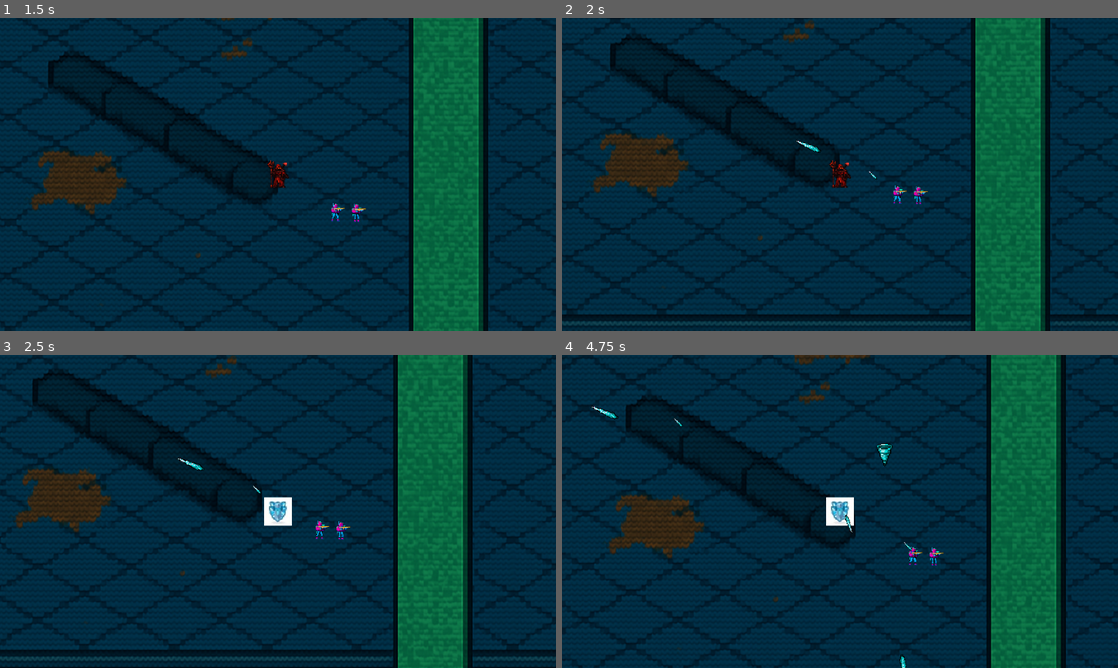
Above: before the commit, frames 1-4 (two rows, left to right).
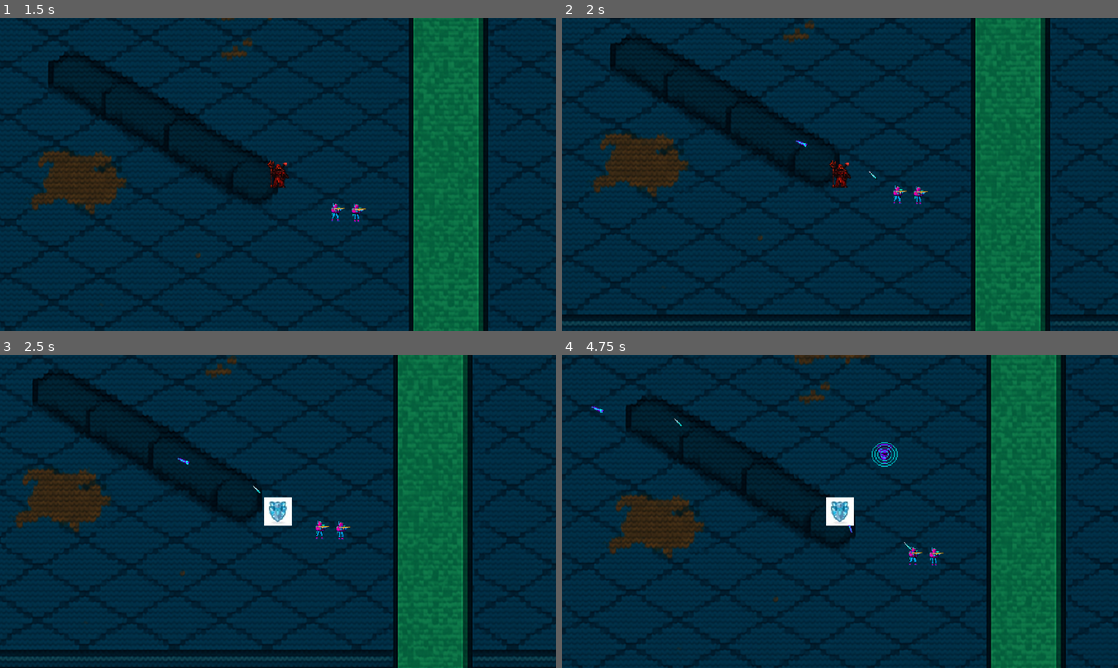
Above: after the commit, the same moments.

Repository: IwoRymer/ICK_2025_gra
Game: Godot game, scene res://World/world.tscn
Same seed, same stepped clock (60 frames per second), same inputs: the game is played once before the commit and once after it.
Inputs:
- Up to frame 1 (1.5 s): tap Enter at 0.5 s; hold D (right) 0.53-1.28 s; hold F (Fire_laser) 0.53-1.28 s; hold S (down) from 1.28 s (still down); tap H (heal) at 1.35 s
- Up to frame 2 (2 s): keep holding S (down)
- Up to frame 3 (2.5 s): release S (down) at 2.03 s; hold D (right) from 2.03 s (still down); tap T (shield) at 2.1 s
- Up to frame 4 (4.75 s): release D (right) at 2.78 s; hold W (up) 2.78-3.53 s; tap F (Fire_laser) at 2.85 s; hold A (left) from 3.53 s (still down); tap H (heal) at 3.6 s; tap T (shield) at 4.35 s

Frame 1 is identical in both runs. In frame 2, less than 0.1% of the frame differs, in the area x 42-47%, y 38-43%; in frame 3, less than 0.1%; in frame 4, 0.4%, in the area x 5-62%, y 16-100%.

Commit message:
attack graphics changed

Diff:
--- a/Player/Attack/tornado.tscn
+++ b/Player/Attack/tornado.tscn
@@ -1,7 +1,7 @@
 [gd_scene load_steps=5 format=3 uid="uid://c4ot1pv5hby1i"]
 
 [ext_resource type="Script" uid="uid://b8p07865krl3e" path="res://Player/Attack/tornado.gd" id="1_8dtsi"]
-[ext_resource type="Texture2D" uid="uid://vk8dnbpjnqbh" path="res://Textures/Items/Weapons/tornado.png" id="1_puvvi"]
+[ext_resource type="Texture2D" uid="uid://cl4m5pe0sg68d" path="res://Textures/Items/Weapons/emp_wave_pixelart.png" id="2_r4i0x"]
 [ext_resource type="AudioStream" uid="uid://chrgcejcuiqbx" path="res://Audio/SoundEffect/tornado.ogg" id="3_r4i0x"]
 
 [sub_resource type="RectangleShape2D" id="RectangleShape2D_8dtsi"]
@@ -17,7 +17,7 @@
 [node name="Sprite2D" type="Sprite2D" parent="."]
 position = Vector2(9.53674e-07, -1)
 scale = Vector2(1.14063, 1.06058)
-texture = ExtResource("1_puvvi")
+texture = ExtResource("2_r4i0x")
 
 [node name="CollisionShape2D" type="CollisionShape2D" parent="."]
 shape = SubResource("RectangleShape2D_8dtsi")
--- a/Player/ice_spear.tscn
+++ b/Player/ice_spear.tscn
@@ -1,7 +1,7 @@
 [gd_scene load_steps=5 format=3 uid="uid://ieeesmv1n3km"]
 
-[ext_resource type="Texture2D" uid="uid://2ouppabugbc" path="res://Textures/Items/Weapons/ice_spear.png" id="1_b4t71"]
 [ext_resource type="Script" uid="uid://cmxsybqn5h25m" path="res://Player/Attack/ice_spear.gd" id="1_jmf2g"]
+[ext_resource type="Texture2D" uid="uid://d3su41atx7hk" path="res://Textures/Items/Weapons/plasma_spear_pixelart_k_p.png" id="2_7vhgj"]
 [ext_resource type="AudioStream" uid="uid://bmr0pwk7ujldl" path="res://Audio/SoundEffect/ice.wav" id="3_7vhgj"]
 
 [sub_resource type="RectangleShape2D" id="RectangleShape2D_jmf2g"]
@@ -15,7 +15,7 @@
 script = ExtResource("1_jmf2g")
 
 [node name="Sprite2D" type="Sprite2D" parent="."]
-texture = ExtResource("1_b4t71")
+texture = ExtResource("2_7vhgj")
 
 [node name="CollisionShape2D" type="CollisionShape2D" parent="."]
 position = Vector2(0.250001, -0.75)
